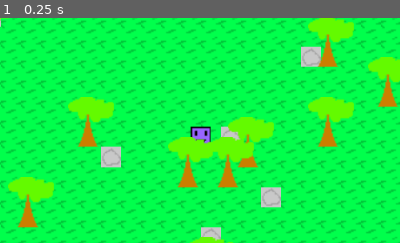
Above: before the commit, frame 1.
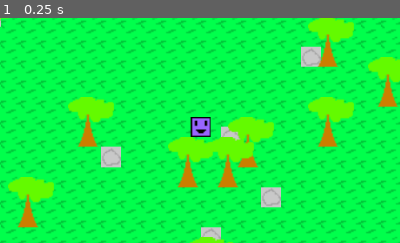
Above: after the commit, the same moment.

Repository: Pokebrouserkat/world
Game: Godot game, scene res://scenes/world.tscn
The game is run twice, just before and just after one commit, with the same random seed, the same clock (stepped at 60 frames per second) and the same inputs. Sound files missing from this copy of the repository are replaced by a short silence.
Inputs:
- Up to frame 1 (0.25 s): no input
The pictures show only the part of the screen within x 25-75%, y 21-71%; the shares and areas given below are measured in that part.

The runs differ from the first frame. In frame 1, 0.5% of the frame differs, in the area x 47-53%, y 44-56%.

Commit message:
Fix Y-sorting: make Player child of TileMapLayer
Move Player to be a child of TileMapLayer so it participates in tile
Y-sorting. Offset sprite and collision by -16 pixels so the node's
position is at the player's feet for correct sort ordering.

Co-Authored-By: Claude Opus 4.5 <noreply@anthropic.com>

Diff:
--- a/scenes/player.tscn
+++ b/scenes/player.tscn
@@ -7,15 +7,14 @@
 size = Vector2(14, 14)
 
 [node name="Player" type="CharacterBody2D"]
-y_sort_enabled = true
 script = ExtResource("1_player")
 
 [node name="CollisionShape2D" type="CollisionShape2D" parent="."]
-position = Vector2(0, -8)
+position = Vector2(0, -16)
 shape = SubResource("RectangleShape2D_1")
 
 [node name="Sprite2D" type="Sprite2D" parent="."]
-position = Vector2(0, -8)
+position = Vector2(0, -16)
 texture = ExtResource("2_sprite")
 
 [node name="Camera2D" type="Camera2D" parent="."]
--- a/scenes/world.tscn
+++ b/scenes/world.tscn
@@ -72,7 +72,7 @@
 occlusion_enabled = false
 script = ExtResource("2_world")
 
-[node name="Player" parent="." instance=ExtResource("7_player")]
+[node name="Player" parent="TileMapLayer" instance=ExtResource("7_player")]
 
 [node name="CanvasLayer" type="CanvasLayer" parent="."]
 
--- a/scripts/player.gd
+++ b/scripts/player.gd
@@ -54,8 +54,8 @@
     if collision and collision.shape is RectangleShape2D:
         collision.shape.size = Vector2(sprite_size * 0.875, sprite_size * 0.875)
 
-    # Find world tilemap for rock breaking (sibling node)
-    world = get_parent().get_node("TileMapLayer") as TileMapLayer
+    # Find world tilemap for rock breaking (now parent node)
+    world = get_parent() as TileMapLayer
 
     # Find hotbar and connect signals
     await get_tree().process_frame
